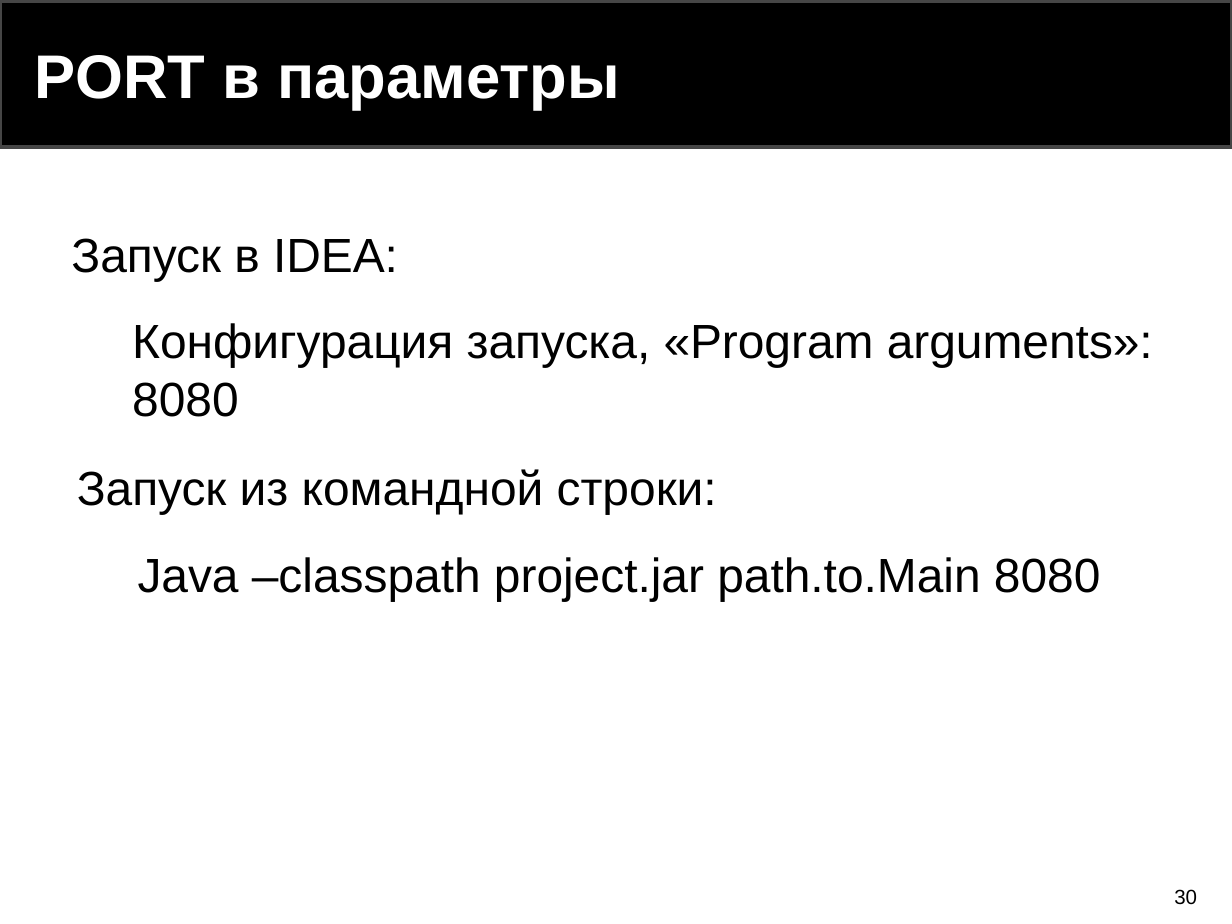
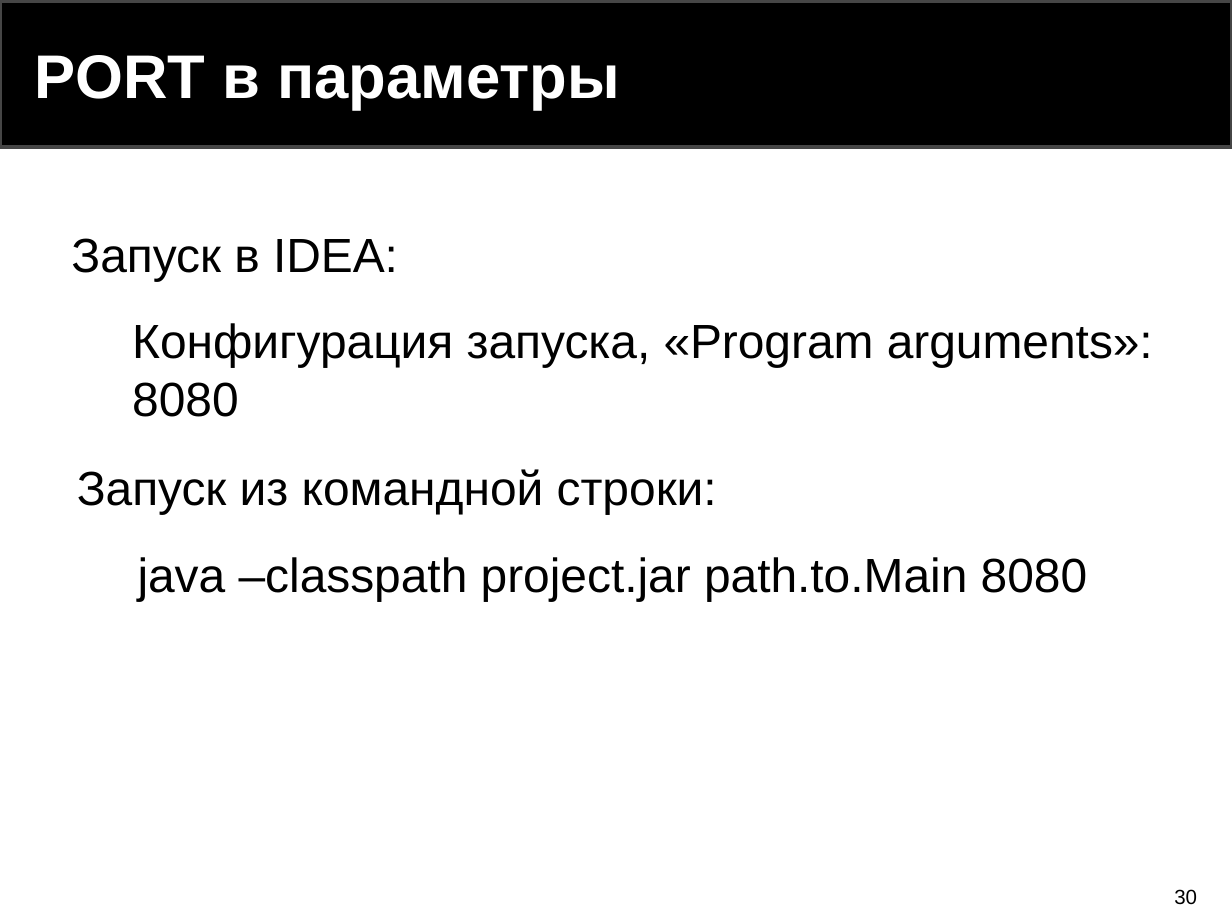
Before and after one commit to vitaly-chibrikov/tp_java_2013_09, a slide deck: slide 30 of L05/Java Лекция 05 Чибриков.pptx. Drawn at 1232x924 pixels with LibreOffice and Linux fonts; fonts in the diff are those of the drawing; background and template pictures are left out. Boxes give left, top, right and bottom in pixels: in the first picture for what was removed or moved away, otherwise in the second. Text is boxed around its words. In the diff, an @@ line names an element or a change of style, - is before the commit and + after.

```diff
--- a/L05/Java Лекция 05 Чибриков.pptx
+++ b/L05/Java Лекция 05 Чибриков.pptx
@@ text at <box>138,557,1088,601</box>: text changed @@
-Java –classpath project.jar path.to.Main 8080
+java –classpath project.jar path.to.Main 8080
```
Also in this commit, not shown: 1 other slide changed, 19 other files.
